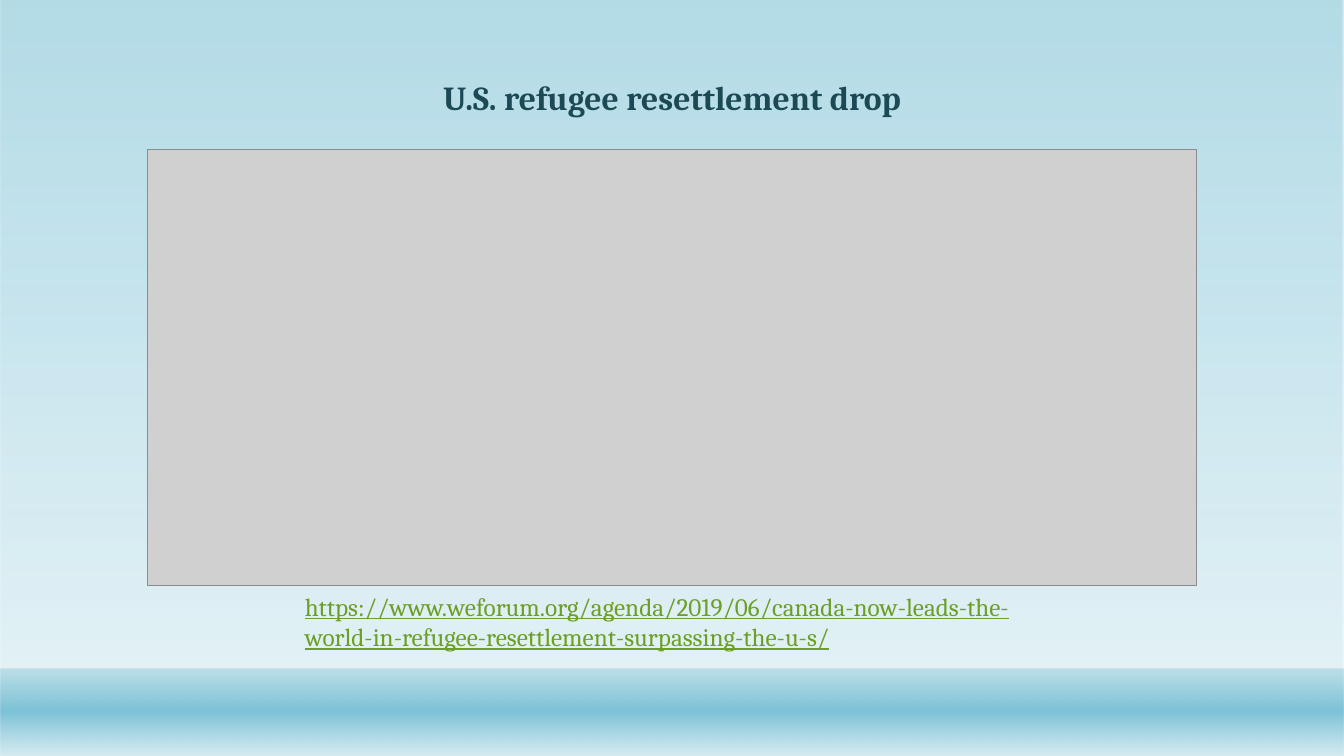
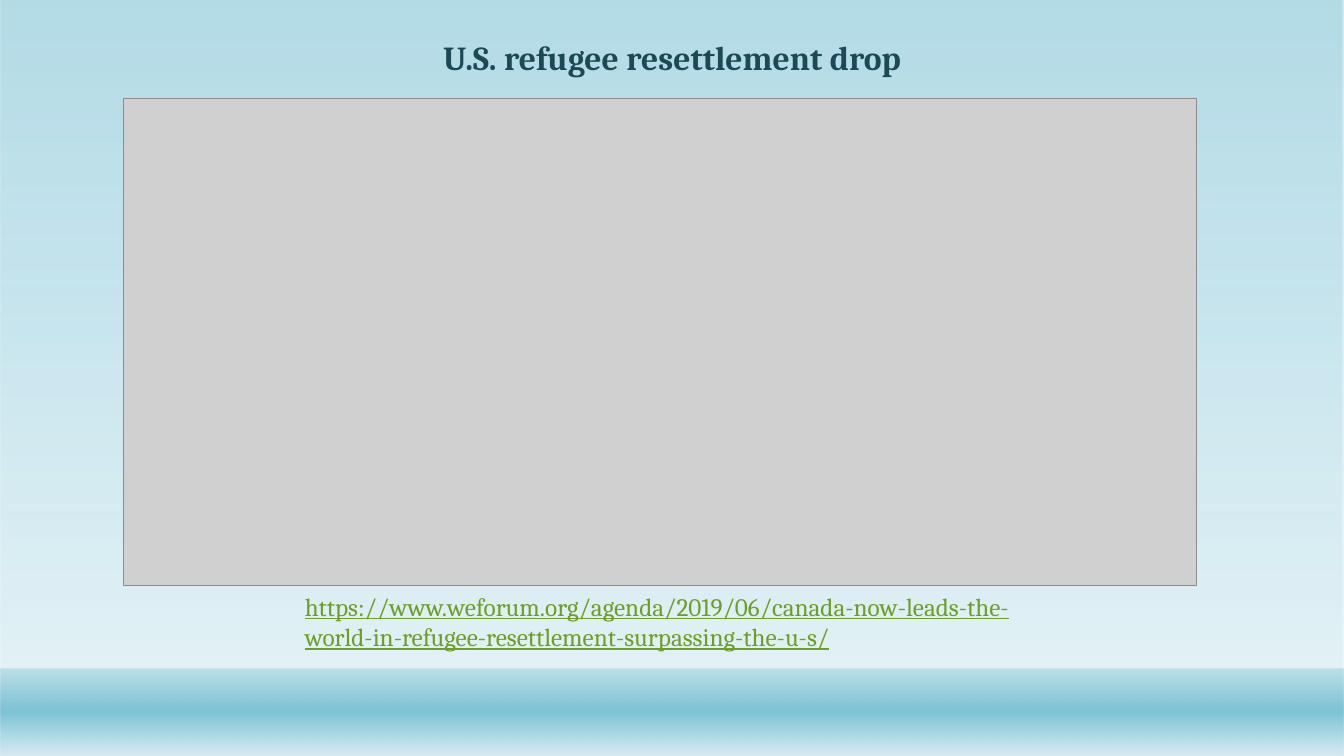
Before and after one commit to Abdullah0930/Refugee-Immigrants-to-U.S, a slide deck: slide 7 of Capstone/Refugee_Immigrants overtime.pptx (slide 8 before the commit). Drawn at 1344x756 pixels with LibreOffice and Linux fonts; fonts in the diff are those of the drawing; grey boxes stand for pictures; background and template pictures are left out. Boxes give left, top, right and bottom in pixels: in the first picture for what was removed or moved away, otherwise in the second. Text is boxed around its words. In the diff, an @@ line names an element or a change of style, - is before the commit and + after.

```diff
--- a/Capstone/Refugee_Immigrants overtime.pptx
+++ b/Capstone/Refugee_Immigrants overtime.pptx
@@ title "U.S. refugee resettlement drop" moved from (x1=443, y1=86, x2=901, y2=118) to (x1=443, y1=46, x2=901, y2=78) @@
@@ picture resized from (x1=148, y1=149, x2=1197, y2=586) to (x1=123, y1=99, x2=1196, y2=586) @@
```
Also in this commit, not shown: 12 other slides changed, 4 other files.
